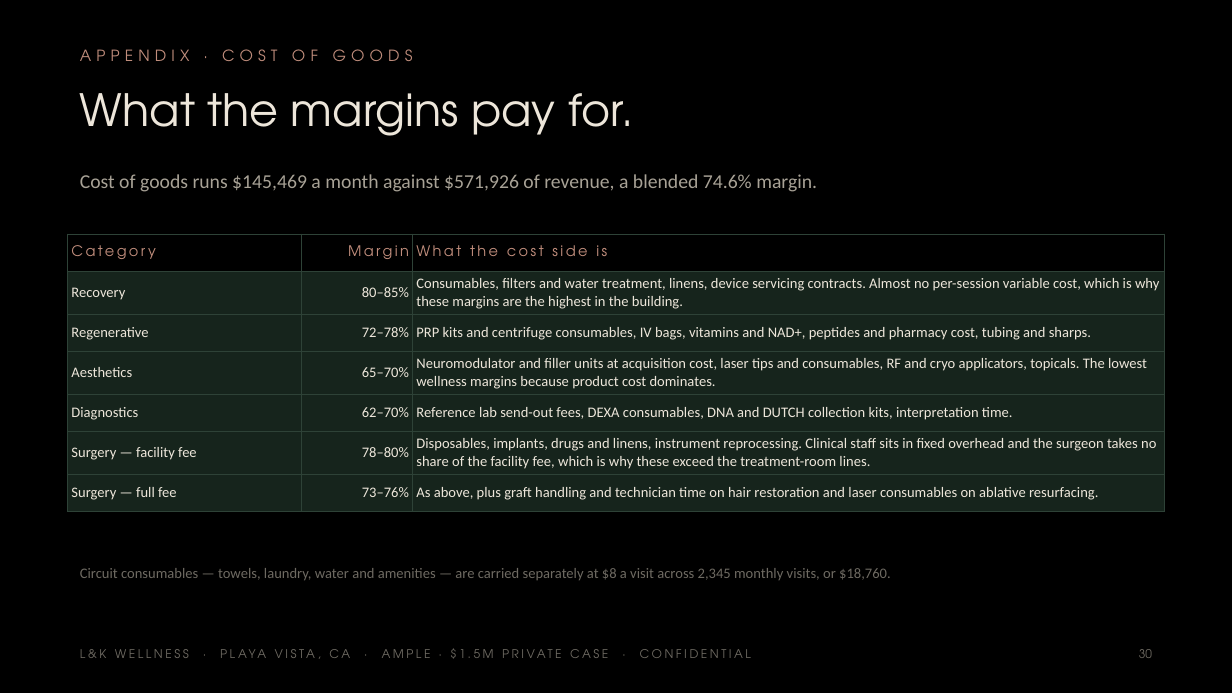
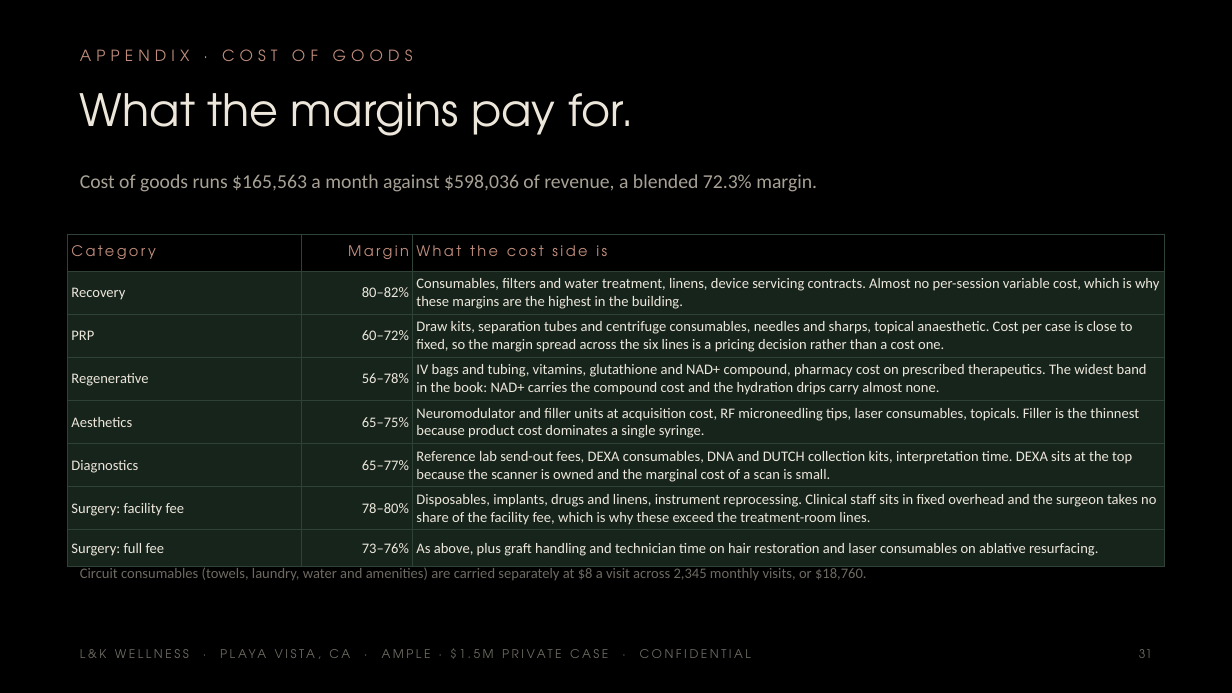
Before and after one commit to apexalpha811/2mil_ample, a slide deck: slide 31 of 1.5mil_ample.pptx (slide 30 before the commit). Drawn at 1232x693 pixels with LibreOffice and Linux fonts; fonts in the diff are those of the drawing. Boxes give left, top, right and bottom in pixels: in the first picture for what was removed or moved away, otherwise in the second. Text is boxed around its words. In the diff, an @@ line names an element or a change of style, - is before the commit and + after.

```diff
--- a/1.5mil_ample.pptx
+++ b/1.5mil_ample.pptx
@@ text at box(80, 174, 817, 192): text changed @@
-Cost of goods runs $145,469 a month against $571,926 of revenue, a blended 74.6% margin.
+Cost of goods runs $165,563 a month against $598,036 of revenue, a blended 72.3% margin.
@@ table at box(68, 234, 1164, 560) @@
-row 2: Recovery | 80–85% | Consumables, filters and water treatment, linens, device servicing contracts. Almost no per-session variable cost, which is why these margins are the highest in the building.
-row 3: Regenerative | 72–78% | PRP kits and centrifuge consumables, IV bags, vitamins and NAD+, peptides and pharmacy cost, tubing and sharps.
-row 4: Aesthetics | 65–70% | Neuromodulator and filler units at acquisition cost, laser tips and consumables, RF and cryo applicators, topicals. The lowest wellness margins because product cost dominates.
-row 5: Diagnostics | 62–70% | Reference lab send-out fees, DEXA consumables, DNA and DUTCH collection kits, interpretation time.
-row 6: Surgery — facility fee | 78–80% | Disposables, implants, drugs and linens, instrument reprocessing. Clinical staff sits in fixed overhead and the surgeon takes no share of the facility fee, which is why these exceed the treatment-room lines.
-row 7: Surgery — full fee | 73–76% | As above, plus graft handling and technician time on hair restoration and laser consumables on ablative resurfacing.
+row 2: Recovery | 80–82% | Consumables, filters and water treatment, linens, device servicing contracts. Almost no per-session variable cost, which is why these margins are the highest in the building.
+row 3: PRP | 60–72% | Draw kits, separation tubes and centrifuge consumables, needles and sharps, topical anaesthetic. Cost per case is close to fixed, so the margin spread across the six lines is a pricing decision rather than a cost one.
+row 4: Regenerative | 56–78% | IV bags and tubing, vitamins, glutathione and NAD+ compound, pharmacy cost on prescribed therapeutics. The widest band in the book: NAD+ carries the compound cost and the hydration drips carry almost none.
+row 5: Aesthetics | 65–75% | Neuromodulator and filler units at acquisition cost, RF microneedling tips, laser consumables, topicals. Filler is the thinnest because product cost dominates a single syringe.
+row 6: Diagnostics | 65–77% | Reference lab send-out fees, DEXA consumables, DNA and DUTCH collection kits, interpretation time. DEXA sits at the top because the scanner is owned and the marginal cost of a scan is small.
+row 7: Surgery: facility fee | 78–80% | Disposables, implants, drugs and linens, instrument reprocessing. Clinical staff sits in fixed overhead and the surgeon takes no share of the facility fee, which is why these exceed the treatment-room lines.
+row 8: Surgery: full fee | 73–76% | As above, plus graft handling and technician time on hair restoration and laser consumables on ablative resurfacing.
@@ text at box(80, 566, 867, 580): text changed @@
-Circuit consumables — towels, laundry, water and amenities — are carried separately at $8 a visit across 2,345 monthly visits, or $18,760.
+Circuit consumables (towels, laundry, water and amenities) are carried separately at $8 a visit across 2,345 monthly visits, or $18,760.
@@ text at box(1139, 649, 1152, 658): text changed @@
-30
+31
```
Also in this commit, not shown: 30 other slides changed, 1 slide added, 5 other files.
